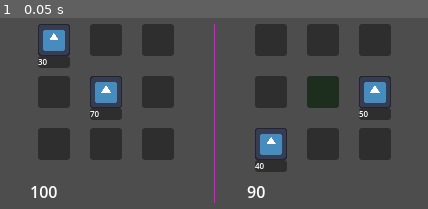
Above: before the commit, frame 1.
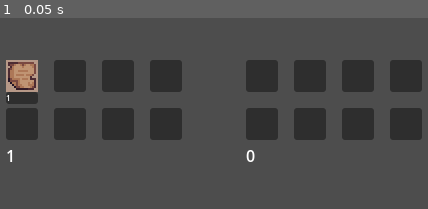
Above: after the commit, the same moment.

Repository: blivi0/Balancer
Game: Godot game, scene res://scenes/game.tscn
Two runs of this game, one before a commit and one after it. Both use one fixed random seed, a clock stepped at 60 frames per second and the inputs below. The engine's default icon, where the game draws it, is replaced by a stand-in: a white triangle on a blue panel in a dark square.
Inputs:
- Up to frame 1 (0.05 s): no input

The runs differ from the first frame. In frame 1, 35% of the frame differs, in the area x 1-99%, y 3-97%.

Commit message:
Refactor slot scene

Diff:
--- a/resources/effects/base_effect.tres
+++ b/resources/effects/base_effect.tres
@@ -1,6 +1,6 @@
 [gd_resource type="Resource" script_class="SlotEffectResource" load_steps=2 format=3 uid="uid://wntjvf4vgcr6"]
 
-[ext_resource type="Script" path="res://scripts/resources/effects/slot_effect_resource.gd" id="1_36d5l"]
+[ext_resource type="Script" path="res://scripts/resources/effects/slot_effect.gd" id="1_36d5l"]
 
 [resource]
 script = ExtResource("1_36d5l")
--- a/resources/effects/float_effect.tres
+++ /dev/null
@@ -1,7 +0,0 @@
-[gd_resource type="Resource" script_class="FloatEffect" load_steps=2 format=3 uid="uid://cthfs3lq4ecd"]
-
-[ext_resource type="Script" path="res://scripts/resources/effects/float_effect.gd" id="1_f3ij8"]
-
-[resource]
-script = ExtResource("1_f3ij8")
-color = Color(0, 1, 0, 1)
--- a/resources/effects/invert_effect.tres
+++ /dev/null
@@ -1,7 +0,0 @@
-[gd_resource type="Resource" script_class="InvertEffect" load_steps=2 format=3 uid="uid://blk3yl02vbpex"]
-
-[ext_resource type="Script" path="res://scripts/resources/effects/invert_effect.gd" id="1_pap7x"]
-
-[resource]
-script = ExtResource("1_pap7x")
-color = Color(0, 1, 1, 1)
--- a/resources/effects/lock_effect.tres
+++ /dev/null
@@ -1,7 +0,0 @@
-[gd_resource type="Resource" script_class="LockEffect" load_steps=2 format=3 uid="uid://w0vugw8u4tc5"]
-
-[ext_resource type="Script" path="res://scripts/resources/effects/lock_effect.gd" id="1_g21x6"]
-
-[resource]
-script = ExtResource("1_g21x6")
-color = Color(1, 0, 0, 1)
--- a/resources/effects/weight_effect.tres
+++ /dev/null
@@ -1,7 +0,0 @@
-[gd_resource type="Resource" script_class="WeightEffect" load_steps=2 format=3 uid="uid://7lnnkb6p6gei"]
-
-[ext_resource type="Script" path="res://scripts/resources/effects/weight_effect.gd" id="1_p7gdh"]
-
-[resource]
-script = ExtResource("1_p7gdh")
-color = Color(0, 0, 1, 1)
--- /dev/null
+++ b/resources/items/paper_item.tres
@@ -0,0 +1,13 @@
+[gd_resource type="Resource" script_class="SlotItem" load_steps=4 format=3 uid="uid://bg2o4joduo023"]
+
+[ext_resource type="Script" path="res://scripts/resources/slot_item.gd" id="1_oevm7"]
+[ext_resource type="Texture2D" uid="uid://doa5b1egkgqmm" path="res://assets/sprites/items.png" id="2_78cuc"]
+
+[sub_resource type="AtlasTexture" id="AtlasTexture_jjox7"]
+atlas = ExtResource("2_78cuc")
+region = Rect2(14, 21, 64, 64)
+
+[resource]
+script = ExtResource("1_oevm7")
+texture = SubResource("AtlasTexture_jjox7")
+weight = 1
--- a/scenes/inventory.gd
+++ b/scenes/inventory.gd
@@ -26,7 +26,6 @@
 	label.text = str(total)
 
 func on_grid_changed() -> void:
-	update_total()
 	inventory_changed.emit()
 
 func disable_grid() -> void:
--- a/scenes/inventory_controller.gd
+++ b/scenes/inventory_controller.gd
@@ -18,8 +18,8 @@
 	right_inventory.load_level(level_num, "right")
 
 func on_inventory_changed() -> void:
-	var total := left_inventory.total + right_inventory.total
-
+	left_inventory.update_total()
+	right_inventory.update_total()
 	if left_inventory.total == right_inventory.total:
 		left_inventory.disable_grid()
 		right_inventory.disable_grid()
--- a/scenes/inventory_controller.tscn
+++ b/scenes/inventory_controller.tscn
@@ -1,14 +1,12 @@
-[gd_scene load_steps=4 format=3 uid="uid://cxx57oxpc1hs1"]
+[gd_scene load_steps=3 format=3 uid="uid://cxx57oxpc1hs1"]
 
 [ext_resource type="PackedScene" uid="uid://b178oc644nu6t" path="res://scenes/inventory.tscn" id="1_eo20v"]
 [ext_resource type="Script" path="res://scenes/inventory_controller.gd" id="1_ll4r5"]
 
-[sub_resource type="PlaceholderTexture2D" id="PlaceholderTexture2D_v3ylr"]
-
 [node name="InventoryController" type="HBoxContainer"]
 size_flags_horizontal = 4
 size_flags_vertical = 4
-theme_override_constants/separation = 32
+theme_override_constants/separation = 64
 script = ExtResource("1_ll4r5")
 
 [node name="LeftContainer" type="MarginContainer" parent="."]
@@ -17,10 +15,6 @@
 [node name="LeftInventory" parent="LeftContainer" instance=ExtResource("1_eo20v")]
 layout_mode = 2
 
-[node name="Divider" type="TextureRect" parent="."]
-layout_mode = 2
-texture = SubResource("PlaceholderTexture2D_v3ylr")
-
 [node name="RightContainer" type="MarginContainer" parent="."]
 layout_mode = 2
 
--- a/scenes/levels/level_1_left.tscn
+++ b/scenes/levels/level_1_left.tscn
@@ -1,26 +1,33 @@
-[gd_scene load_steps=6 format=3 uid="uid://c7452osdgjly8"]
+[gd_scene load_steps=4 format=3 uid="uid://c7452osdgjly8"]
 
 [ext_resource type="PackedScene" uid="uid://c7toce147ilqu" path="res://scenes/slots/slot_grid.tscn" id="1_r6koq"]
-[ext_resource type="Script" path="res://scripts/resources/slot_item_resource.gd" id="2_65f4g"]
-[ext_resource type="Texture2D" uid="uid://ceomsqy5wdtja" path="res://icon.svg" id="3_w2f36"]
-
-[sub_resource type="Resource" id="Resource_cyvx3"]
-script = ExtResource("2_65f4g")
-texture = ExtResource("3_w2f36")
-weight = 30
-
-[sub_resource type="Resource" id="Resource_xkv4a"]
-script = ExtResource("2_65f4g")
-texture = ExtResource("3_w2f36")
-weight = 70
+[ext_resource type="PackedScene" uid="uid://dvdcr6yw64lg1" path="res://scenes/slots/slot.tscn" id="2_t05x2"]
+[ext_resource type="Resource" uid="uid://bg2o4joduo023" path="res://resources/items/paper_item.tres" id="3_4v6rl"]
 
 [node name="Level1Left" instance=ExtResource("1_r6koq")]
+columns = 4
 
-[node name="SlotItem" parent="Slot" index="1"]
-item = SubResource("Resource_cyvx3")
+[node name="Slot" parent="." index="0" instance=ExtResource("2_t05x2")]
+layout_mode = 2
+item = ExtResource("3_4v6rl")
 
-[node name="SlotItem" parent="Slot5" index="1"]
-item = SubResource("Resource_xkv4a")
+[node name="Slot2" parent="." index="1" instance=ExtResource("2_t05x2")]
+layout_mode = 2
 
-[editable path="Slot"]
-[editable path="Slot5"]
+[node name="Slot3" parent="." index="2" instance=ExtResource("2_t05x2")]
+layout_mode = 2
+
+[node name="Slot4" parent="." index="3" instance=ExtResource("2_t05x2")]
+layout_mode = 2
+
+[node name="Slot5" parent="." index="4" instance=ExtResource("2_t05x2")]
+layout_mode = 2
+
+[node name="Slot6" parent="." index="5" instance=ExtResource("2_t05x2")]
+layout_mode = 2
+
+[node name="Slot7" parent="." index="6" instance=ExtResource("2_t05x2")]
+layout_mode = 2
+
+[node name="Slot8" parent="." index="7" instance=ExtResource("2_t05x2")]
+layout_mode = 2
--- a/scenes/levels/level_1_right.tscn
+++ b/scenes/levels/level_1_right.tscn
@@ -1,31 +1,31 @@
-[gd_scene load_steps=7 format=3 uid="uid://cut65aiw28ecj"]
+[gd_scene load_steps=3 format=3 uid="uid://cut65aiw28ecj"]
 
 [ext_resource type="PackedScene" uid="uid://c7toce147ilqu" path="res://scenes/slots/slot_grid.tscn" id="1_3xha7"]
-[ext_resource type="Resource" uid="uid://cthfs3lq4ecd" path="res://resources/effects/float_effect.tres" id="2_pugpa"]
-[ext_resource type="Script" path="res://scripts/resources/slot_item_resource.gd" id="3_u7gr2"]
-[ext_resource type="Texture2D" uid="uid://ceomsqy5wdtja" path="res://icon.svg" id="4_6lchx"]
-
-[sub_resource type="Resource" id="Resource_4tbq2"]
-script = ExtResource("3_u7gr2")
-texture = ExtResource("4_6lchx")
-weight = 50
-
-[sub_resource type="Resource" id="Resource_lpbg6"]
-script = ExtResource("3_u7gr2")
-texture = ExtResource("4_6lchx")
-weight = 40
+[ext_resource type="PackedScene" uid="uid://dvdcr6yw64lg1" path="res://scenes/slots/slot.tscn" id="2_5pbtm"]
 
 [node name="Level1Right" instance=ExtResource("1_3xha7")]
+columns = 4
 
-[node name="SlotEffect" parent="Slot5" index="0"]
-effect = ExtResource("2_pugpa")
+[node name="Slot" parent="." index="0" instance=ExtResource("2_5pbtm")]
+layout_mode = 2
 
-[node name="SlotItem" parent="Slot6" index="1"]
-item = SubResource("Resource_4tbq2")
+[node name="Slot2" parent="." index="1" instance=ExtResource("2_5pbtm")]
+layout_mode = 2
 
-[node name="SlotItem" parent="Slot7" index="1"]
-item = SubResource("Resource_lpbg6")
+[node name="Slot3" parent="." index="2" instance=ExtResource("2_5pbtm")]
+layout_mode = 2
 
-[editable path="Slot5"]
-[editable path="Slot6"]
-[editable path="Slot7"]
+[node name="Slot4" parent="." index="3" instance=ExtResource("2_5pbtm")]
+layout_mode = 2
+
+[node name="Slot5" parent="." index="4" instance=ExtResource("2_5pbtm")]
+layout_mode = 2
+
+[node name="Slot6" parent="." index="5" instance=ExtResource("2_5pbtm")]
+layout_mode = 2
+
+[node name="Slot7" parent="." index="6" instance=ExtResource("2_5pbtm")]
+layout_mode = 2
+
+[node name="Slot8" parent="." index="7" instance=ExtResource("2_5pbtm")]
+layout_mode = 2
--- a/scenes/levels/level_2_left.tscn
+++ b/scenes/levels/level_2_left.tscn
@@ -2,7 +2,7 @@
 
 [ext_resource type="PackedScene" uid="uid://c7toce147ilqu" path="res://scenes/slots/slot_grid.tscn" id="1_q4pur"]
 [ext_resource type="Resource" uid="uid://blk3yl02vbpex" path="res://resources/effects/invert_effect.tres" id="2_8vrin"]
-[ext_resource type="Script" path="res://scripts/resources/slot_item_resource.gd" id="3_a1bky"]
+[ext_resource type="Script" path="res://scripts/resources/slot_item.gd" id="3_a1bky"]
 [ext_resource type="Texture2D" uid="uid://ceomsqy5wdtja" path="res://icon.svg" id="4_d6w1f"]
 
 [sub_resource type="Resource" id="Resource_4f6uw"]
--- a/scenes/levels/level_2_right.tscn
+++ b/scenes/levels/level_2_right.tscn
@@ -3,7 +3,7 @@
 [ext_resource type="PackedScene" uid="uid://c7toce147ilqu" path="res://scenes/slots/slot_grid.tscn" id="1_x2uac"]
 [ext_resource type="Resource" uid="uid://w0vugw8u4tc5" path="res://resources/effects/lock_effect.tres" id="2_0h52p"]
 [ext_resource type="Resource" uid="uid://7lnnkb6p6gei" path="res://resources/effects/weight_effect.tres" id="2_t00ky"]
-[ext_resource type="Script" path="res://scripts/resources/slot_item_resource.gd" id="3_5rc6y"]
+[ext_resource type="Script" path="res://scripts/resources/slot_item.gd" id="3_5rc6y"]
 [ext_resource type="Texture2D" uid="uid://ceomsqy5wdtja" path="res://icon.svg" id="4_e1k0f"]
 
 [sub_resource type="Resource" id="Resource_3ocjk"]
--- a/scenes/slots/slot.gd
+++ b/scenes/slots/slot.gd
@@ -1,25 +1,52 @@
 extends Control
 class_name Slot
 
-@onready var slot_effect: SlotEffect = $SlotEffect
-@onready var slot_item: SlotItem = $SlotItem
+@export var effect: SlotEffect
+@export var item: SlotItem
 
+@onready var effect_texture_rect: TextureRect = $SlotEffect/EffectTextureRect
+@onready var slot_item: VBoxContainer = $SlotItem
+@onready var item_texture_rect: TextureRect = $SlotItem/TextureContainer/ItemTextureRect
+@onready var item_label: Label = $SlotItem/LabelContainer/ItemLabel
+
+var effective_weight := 0
 var can_drag = true
 
 signal slot_changed
 
 func _ready() -> void:
-	slot_effect.item_dropped.connect(on_item_dropped)
-	slot_item.set_item_properties(slot_effect.effect)
+	set_item_properties()
+	effect_texture_rect.texture = effect.texture
+	# TODO: temp
+	modulate = effect.color
 
-func on_item_dropped(new_slot: Slot) -> void:
-	var temp = slot_item.item
-	set_item(new_slot.slot_item.item)
+func _get_drag_data(_at_position: Vector2) -> Variant:
+	if not item or not can_drag:
+		return null
+
+	set_drag_preview(slot_item.duplicate())
+	return self
+
+func _can_drop_data(_at_position: Vector2, data: Variant) -> bool:
+	return effect.can_drop_data() and data is Slot
+
+func _drop_data(_at_position: Vector2, data: Variant) -> void:
+	var new_slot = data as Slot
+	var temp = item
+	set_item(new_slot.item)
 	new_slot.set_item(temp)
 	slot_changed.emit()
 
-func set_item(item: SlotItemResource) -> void:
-	slot_item.set_item(item, slot_effect.effect)
+func set_item(new_item: SlotItem) -> void:
+	item = new_item
+	set_item_properties()
 
-func get_weight() -> int:
-	return slot_item.effective_weight
+func set_item_properties() -> void:
+	if item:
+		effective_weight = effect.apply_effect(item.weight)
+		item_texture_rect.texture = item.texture
+		item_label.text = str(effective_weight)
+		slot_item.show()
+	else:
+		effective_weight = 0
+		slot_item.hide()
--- a/scenes/slots/slot.tscn
+++ b/scenes/slots/slot.tscn
@@ -1,18 +1,19 @@
-[gd_scene load_steps=4 format=3 uid="uid://dvdcr6yw64lg1"]
+[gd_scene load_steps=3 format=3 uid="uid://dvdcr6yw64lg1"]
 
 [ext_resource type="Script" path="res://scenes/slots/slot.gd" id="1_o8bka"]
-[ext_resource type="PackedScene" uid="uid://dv6lwck4uafch" path="res://scenes/slots/slot_effect.tscn" id="3_bunfc"]
-[ext_resource type="PackedScene" uid="uid://dbb2axdp6ve3v" path="res://scenes/slots/slot_item.tscn" id="4_ld1gy"]
+[ext_resource type="Resource" uid="uid://wntjvf4vgcr6" path="res://resources/effects/base_effect.tres" id="2_yelnl"]
 
 [node name="Slot" type="Control"]
-custom_minimum_size = Vector2(48, 48)
+custom_minimum_size = Vector2(32, 32)
 layout_mode = 3
 anchors_preset = 0
 offset_right = 32.0
 offset_bottom = 32.0
 script = ExtResource("1_o8bka")
+effect = ExtResource("2_yelnl")
 
-[node name="SlotEffect" parent="." instance=ExtResource("3_bunfc")]
+[node name="SlotEffect" type="PanelContainer" parent="."]
+custom_minimum_size = Vector2(32, 32)
 layout_mode = 1
 anchors_preset = 5
 anchor_left = 0.5
@@ -21,12 +22,38 @@
 offset_right = 16.0
 offset_bottom = 32.0
 grow_horizontal = 2
+mouse_filter = 2
 
-[node name="SlotItem" parent="." instance=ExtResource("4_ld1gy")]
+[node name="EffectTextureRect" type="TextureRect" parent="SlotEffect"]
+layout_mode = 2
+expand_mode = 1
+
+[node name="SlotItem" type="VBoxContainer" parent="."]
 layout_mode = 1
 anchors_preset = 5
 anchor_left = 0.5
 anchor_right = 0.5
 offset_left = -16.0
 offset_right = 16.0
+offset_bottom = 44.0
 grow_horizontal = 2
+mouse_filter = 2
+theme_override_constants/separation = 0
+
+[node name="TextureContainer" type="PanelContainer" parent="SlotItem"]
+custom_minimum_size = Vector2(32, 32)
+layout_mode = 2
+mouse_filter = 2
+
+[node name="ItemTextureRect" type="TextureRect" parent="SlotItem/TextureContainer"]
+layout_mode = 2
+mouse_filter = 2
+expand_mode = 1
+
+[node name="LabelContainer" type="PanelContainer" parent="SlotItem"]
+layout_mode = 2
+
+[node name="ItemLabel" type="Label" parent="SlotItem/LabelContainer"]
+layout_mode = 2
+theme_override_font_sizes/font_size = 8
+text = "0"
--- a/scenes/slots/slot_effect.gd
+++ /dev/null
@@ -1,27 +0,0 @@
-extends PanelContainer
-class_name SlotEffect
-
-@export var effect: SlotEffectResource
-
-@onready var effect_texture_rect: TextureRect = $EffectTextureRect
-
-signal item_dropped(new_slot_item: Slot)
-
-func _ready() -> void:
-	effect_texture_rect.texture = effect.texture
-	# TODO: temp
-	get_parent().modulate = effect.color
-
-func _get_drag_data(_at_position: Vector2) -> Variant:
-	var slot = get_parent() as Slot
-	if not slot.slot_item.item or not slot.can_drag:
-		return null
-
-	set_drag_preview(slot.slot_item.duplicate())
-	return slot
-
-func _can_drop_data(_at_position: Vector2, data: Variant) -> bool:
-	return effect.can_drop_data() and data is Slot
-
-func _drop_data(_at_position: Vector2, data: Variant) -> void:
-	item_dropped.emit(data as Slot)
--- a/scenes/slots/slot_effect.tscn
+++ /dev/null
@@ -1,13 +0,0 @@
-[gd_scene load_steps=3 format=3 uid="uid://dv6lwck4uafch"]
-
-[ext_resource type="Script" path="res://scenes/slots/slot_effect.gd" id="1_ewmhw"]
-[ext_resource type="Resource" uid="uid://wntjvf4vgcr6" path="res://resources/effects/base_effect.tres" id="2_jtpq6"]
-
-[node name="SlotEffect" type="PanelContainer"]
-custom_minimum_size = Vector2(32, 32)
-script = ExtResource("1_ewmhw")
-effect = ExtResource("2_jtpq6")
-
-[node name="EffectTextureRect" type="TextureRect" parent="."]
-layout_mode = 2
-expand_mode = 1
--- a/scenes/slots/slot_grid.gd
+++ b/scenes/slots/slot_grid.gd
@@ -19,7 +19,7 @@
 func get_total_weight() -> int:
 	var total_weight := 0
 	for slot in slots:
-		total_weight += slot.get_weight()
+		total_weight += slot.effective_weight
 	return total_weight
 
 func disable_slots() -> void:
--- a/scenes/slots/slot_grid.tscn
+++ b/scenes/slots/slot_grid.tscn
@@ -1,35 +1,9 @@
-[gd_scene load_steps=3 format=3 uid="uid://c7toce147ilqu"]
+[gd_scene load_steps=2 format=3 uid="uid://c7toce147ilqu"]
 
 [ext_resource type="Script" path="res://scenes/slots/slot_grid.gd" id="1_lv1xs"]
-[ext_resource type="PackedScene" uid="uid://dvdcr6yw64lg1" path="res://scenes/slots/slot.tscn" id="2_yf4b2"]
 
 [node name="SlotGrid" type="GridContainer"]
+theme_override_constants/h_separation = 16
+theme_override_constants/v_separation = 16
 columns = 3
 script = ExtResource("1_lv1xs")
-
-[node name="Slot" parent="." instance=ExtResource("2_yf4b2")]
-layout_mode = 2
-
-[node name="Slot2" parent="." instance=ExtResource("2_yf4b2")]
-layout_mode = 2
-
-[node name="Slot3" parent="." instance=ExtResource("2_yf4b2")]
-layout_mode = 2
-
-[node name="Slot4" parent="." instance=ExtResource("2_yf4b2")]
-layout_mode = 2
-
-[node name="Slot5" parent="." instance=ExtResource("2_yf4b2")]
-layout_mode = 2
-
-[node name="Slot6" parent="." instance=ExtResource("2_yf4b2")]
-layout_mode = 2
-
-[node name="Slot7" parent="." instance=ExtResource("2_yf4b2")]
-layout_mode = 2
-
-[node name="Slot8" parent="." instance=ExtResource("2_yf4b2")]
-layout_mode = 2
-
-[node name="Slot9" parent="." instance=ExtResource("2_yf4b2")]
-layout_mode = 2
--- a/scenes/slots/slot_item.gd
+++ /dev/null
@@ -1,23 +0,0 @@
-extends VBoxContainer
-class_name SlotItem
-
-@export var item: SlotItemResource
-
-@onready var item_texture_rect: TextureRect = $TextureContainer/ItemTextureRect
-@onready var item_label: Label = $LabelContainer/ItemLabel
-
-var effective_weight := 0
-
-func set_item(new_item: SlotItemResource, effect: SlotEffectResource) -> void:
-	item = new_item
-	set_item_properties(effect)
-
-func set_item_properties(effect: SlotEffectResource) -> void:
-	if item:
-		effective_weight = effect.apply_effect(item.weight)
-		item_texture_rect.texture = item.texture
-		item_label.text = str(effective_weight)
-		show()
-	else:
-		effective_weight = 0
-		hide()
--- a/scenes/slots/slot_item.tscn
+++ /dev/null
@@ -1,28 +0,0 @@
-[gd_scene load_steps=2 format=3 uid="uid://dbb2axdp6ve3v"]
-
-[ext_resource type="Script" path="res://scenes/slots/slot_item.gd" id="1_x1665"]
-
-[node name="SlotItem" type="VBoxContainer"]
-offset_right = 32.0
-offset_bottom = 44.0
-mouse_filter = 2
-theme_override_constants/separation = 0
-script = ExtResource("1_x1665")
-
-[node name="TextureContainer" type="PanelContainer" parent="."]
-custom_minimum_size = Vector2(32, 32)
-layout_mode = 2
-mouse_filter = 2
-
-[node name="ItemTextureRect" type="TextureRect" parent="TextureContainer"]
-layout_mode = 2
-mouse_filter = 2
-expand_mode = 1
-
-[node name="LabelContainer" type="PanelContainer" parent="."]
-layout_mode = 2
-
-[node name="ItemLabel" type="Label" parent="LabelContainer"]
-layout_mode = 2
-theme_override_font_sizes/font_size = 8
-text = "0"
--- a/scenes/test/test_slots.tscn
+++ /dev/null
@@ -1,44 +0,0 @@
-[gd_scene load_steps=3 format=3 uid="uid://dwagge7ilxm17"]
-
-[ext_resource type="PackedScene" uid="uid://c7toce147ilqu" path="res://scenes/slots/slot_grid.tscn" id="1_3b60l"]
-[ext_resource type="PackedScene" uid="uid://dvdcr6yw64lg1" path="res://scenes/slots/slot.tscn" id="1_hmcxb"]
-
-[node name="TestSlots" type="Node"]
-
-[node name="Control" type="Control" parent="."]
-layout_mode = 3
-anchors_preset = 15
-anchor_right = 1.0
-anchor_bottom = 1.0
-grow_horizontal = 2
-grow_vertical = 2
-
-[node name="Inventory" parent="Control" instance=ExtResource("1_3b60l")]
-layout_mode = 0
-
-[node name="Slot10" parent="Control/Inventory" instance=ExtResource("1_hmcxb")]
-layout_mode = 2
-
-[node name="Slot11" parent="Control/Inventory" instance=ExtResource("1_hmcxb")]
-layout_mode = 2
-
-[node name="Slot12" parent="Control/Inventory" instance=ExtResource("1_hmcxb")]
-layout_mode = 2
-
-[node name="Slot13" parent="Control/Inventory" instance=ExtResource("1_hmcxb")]
-layout_mode = 2
-
-[node name="Slot14" parent="Control/Inventory" instance=ExtResource("1_hmcxb")]
-layout_mode = 2
-
-[node name="Slot15" parent="Control/Inventory" instance=ExtResource("1_hmcxb")]
-layout_mode = 2
-
-[node name="Slot16" parent="Control/Inventory" instance=ExtResource("1_hmcxb")]
-layout_mode = 2
-
-[node name="Slot17" parent="Control/Inventory" instance=ExtResource("1_hmcxb")]
-layout_mode = 2
-
-[node name="Slot18" parent="Control/Inventory" instance=ExtResource("1_hmcxb")]
-layout_mode = 2
--- a/scripts/resources/effects/float_effect.gd
+++ b/scripts/resources/effects/float_effect.gd
@@ -1,4 +1,4 @@
-extends SlotEffectResource
+extends SlotEffect
 class_name FloatEffect
 
 func apply_effect(_weight: int) -> int:
--- a/scripts/resources/effects/invert_effect.gd
+++ b/scripts/resources/effects/invert_effect.gd
@@ -1,4 +1,4 @@
-extends SlotEffectResource
+extends SlotEffect
 class_name InvertEffect
 
 func apply_effect(weight: int) -> int:
--- a/scripts/resources/effects/lock_effect.gd
+++ b/scripts/resources/effects/lock_effect.gd
@@ -1,4 +1,4 @@
-extends SlotEffectResource
+extends SlotEffect
 class_name LockEffect
 
 func can_drop_data() -> bool:
--- a/scripts/resources/effects/slot_effect_resource.gd
+++ b/scripts/resources/effects/slot_effect.gd
@@ -1,5 +1,5 @@
 extends Resource
-class_name SlotEffectResource
+class_name SlotEffect
 
 @export var texture: Texture2D
 
--- a/scripts/resources/effects/weight_effect.gd
+++ b/scripts/resources/effects/weight_effect.gd
@@ -1,4 +1,4 @@
-extends SlotEffectResource
+extends SlotEffect
 class_name WeightEffect
 
 func apply_effect(weight: int) -> int:
--- a/scripts/resources/slot_item_resource.gd
+++ b/scripts/resources/slot_item.gd
@@ -1,5 +1,5 @@
 extends Resource
-class_name SlotItemResource
+class_name SlotItem
 
 @export var texture: Texture2D
 @export var weight: int
Binary file added: assets/sprites/items.png
Not shown, added: assets/sprites/items.png.import
